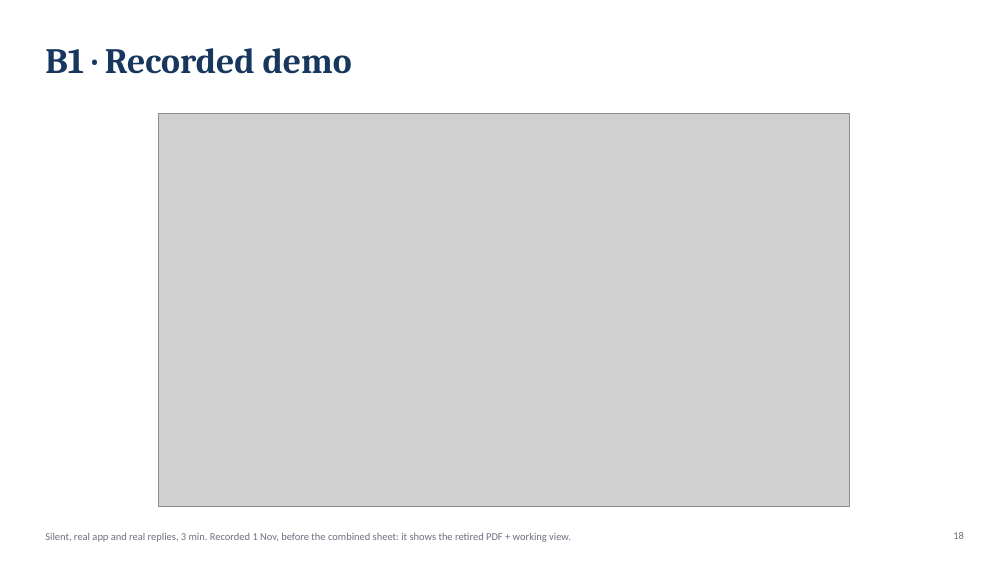
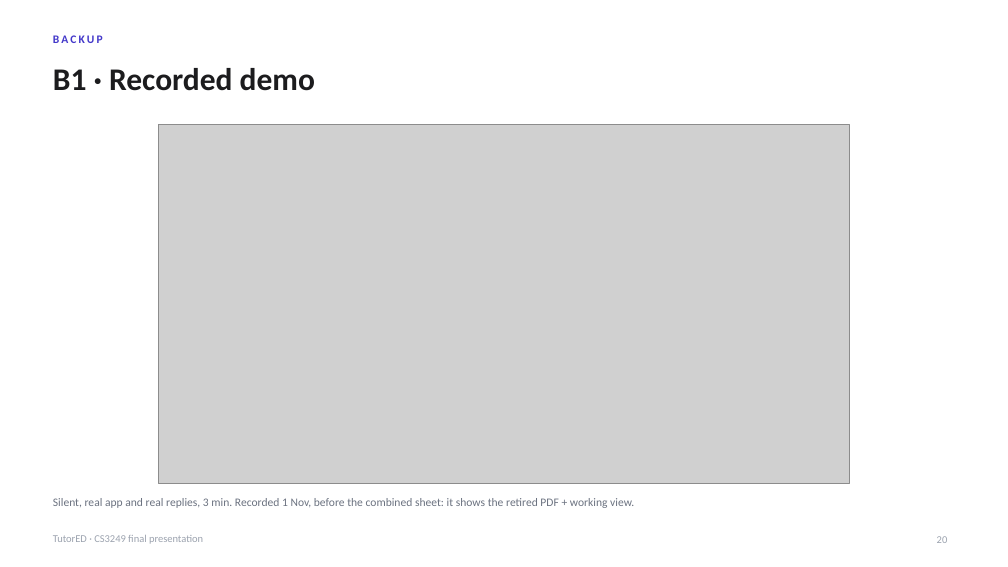
Before and after one commit to lucasisnotcool/ChatterED, a slide deck: slide 20 of docs/group/final-presentation/ChatterED_Final.pptx (slide 18 before the commit). Drawn at 1008x567 pixels with LibreOffice and Linux fonts; fonts in the diff are those of the drawing; grey boxes stand for pictures. Boxes give left, top, right and bottom in pixels: in the first picture for what was removed or moved away, otherwise in the second. Text is boxed around its words. In the diff, an @@ line names an element or a change of style, - is before the commit and + after.

```diff
--- a/docs/group/final-presentation/ChatterED_Final.pptx
+++ b/docs/group/final-presentation/ChatterED_Final.pptx
@@ title "B1 · Recorded demo": place and size @@
-title "B1 · Recorded demo" at <box>45,48,352,74</box>
+title "B1 · Recorded demo" at <box>53,68,315,91</box>
@@ title "B1 · Recorded demo" at <box>53,68,315,91</box>: size 34 to 30 pt, font Cambria to Calibri, text colour #17375E to #1C1C1E @@
@@ text added at <box>53,35,103,43</box>, 11 pt, text #4338CA, bold @@
+BACKUP
@@ picture: place and size @@
-picture at <box>159,113,849,507</box>
+picture at <box>159,125,849,484</box>
@@ text "Silent, real app and real ...": place and size @@
-text "Silent, real app and real ..." at <box>45,533,571,542</box>
+text "Silent, real app and real ..." at <box>53,498,634,508</box>
@@ text "Silent, real app and real ..." at <box>53,498,634,508</box>: size 10 to 11 pt; vertical alignment middle to top @@
@@ text added at <box>53,535,203,544</box>, 10 pt, text #9CA3AF @@
+TutorED · CS3249 final presentation
@@ page number added at <box>937,536,948,543</box>, 10 pt, text #9CA3AF @@
+20
@@ page number removed at <box>953,532,964,539</box> @@
-18
```
Also in this commit, not shown: 13 other slides changed, 11 slides added, 10 slides removed, 1 other file.
